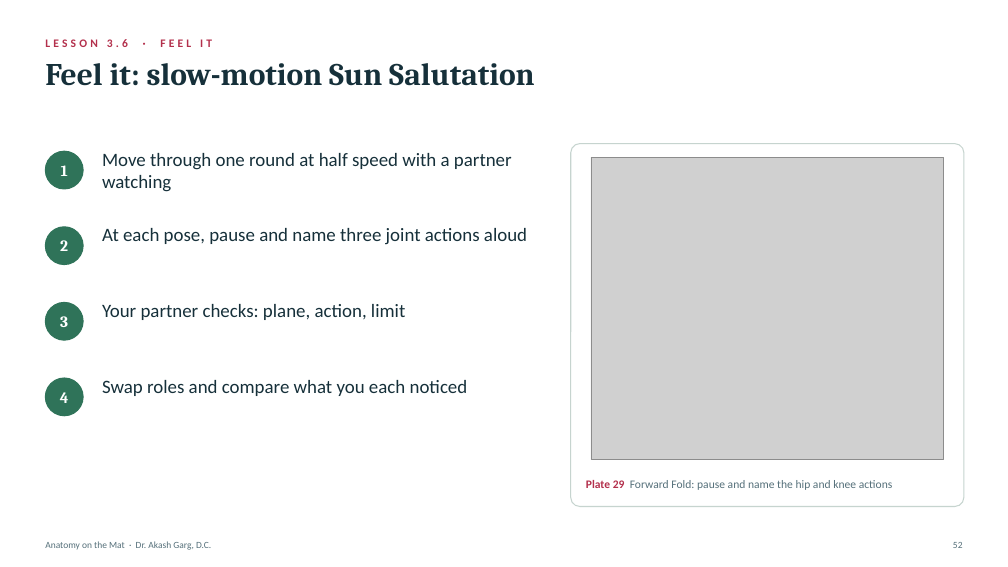
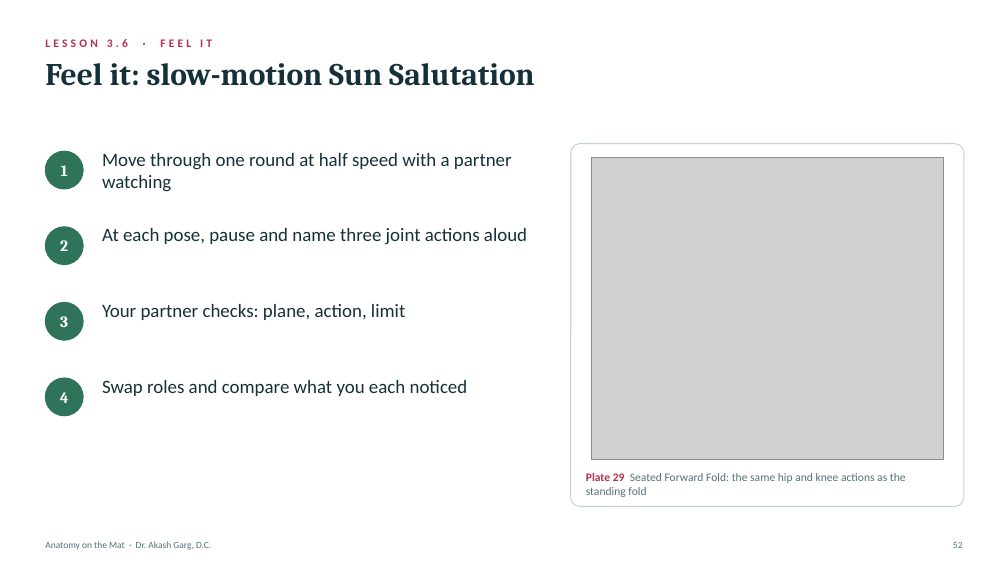
Before and after one commit to Kashee12345/anatomy-on-the-mat, a slide deck: slide 52 of decks/Module_3_Joints_Structure_Range_and_Stability.pptx. Drawn at 1008x567 pixels with LibreOffice and Linux fonts; fonts in the diff are those of the drawing; grey boxes stand for pictures. Boxes give left, top, right and bottom in pixels: in the first picture for what was removed or moved away, otherwise in the second. Text is boxed around its words. In the diff, an @@ line names an element or a change of style, - is before the commit and + after.

```diff
--- a/decks/Module_3_Joints_Structure_Range_and_Stability.pptx
+++ b/decks/Module_3_Joints_Structure_Range_and_Stability.pptx
@@ text at box(586, 473, 906, 497): text changed @@
-Plate 29 Forward Fold: pause and name the hip and knee actions
+Plate 29 Seated Forward Fold: the same hip and knee actions as the standing fold
```
Also in this commit, not shown: 2 other slides changed, 3 other files.
